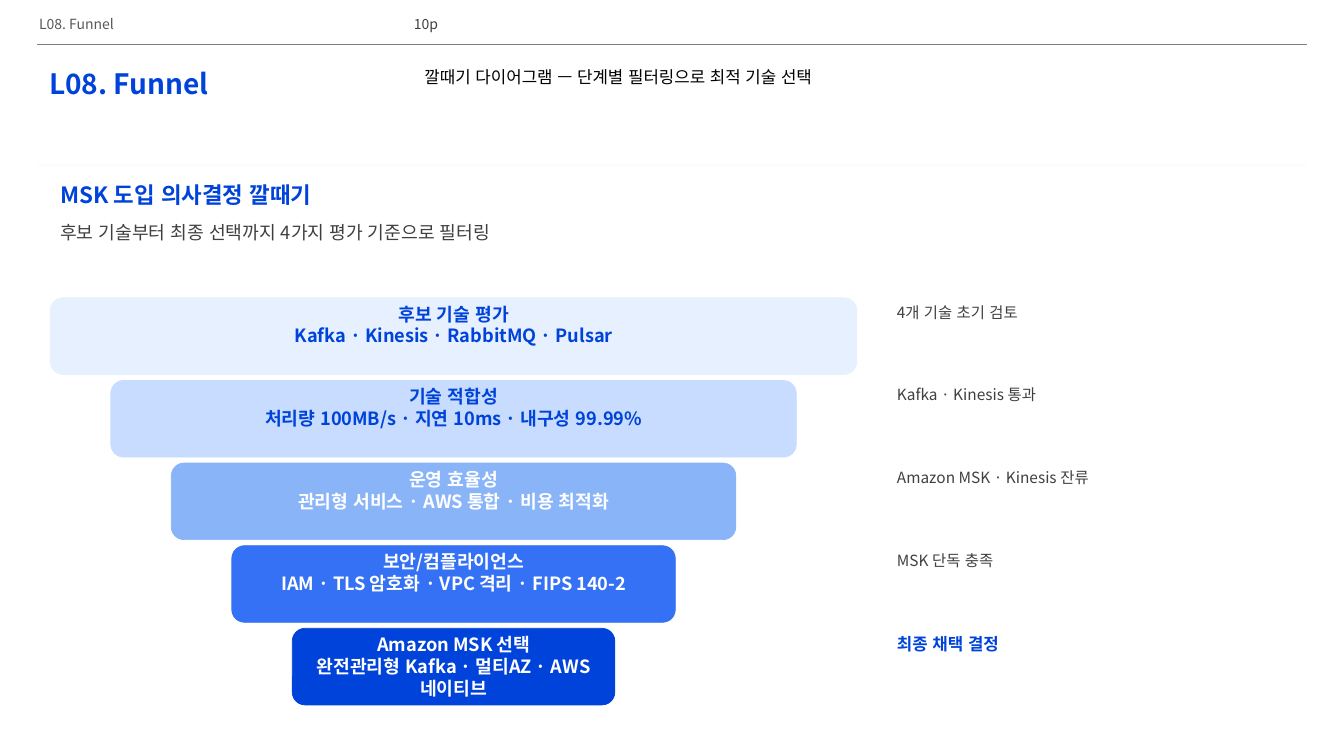
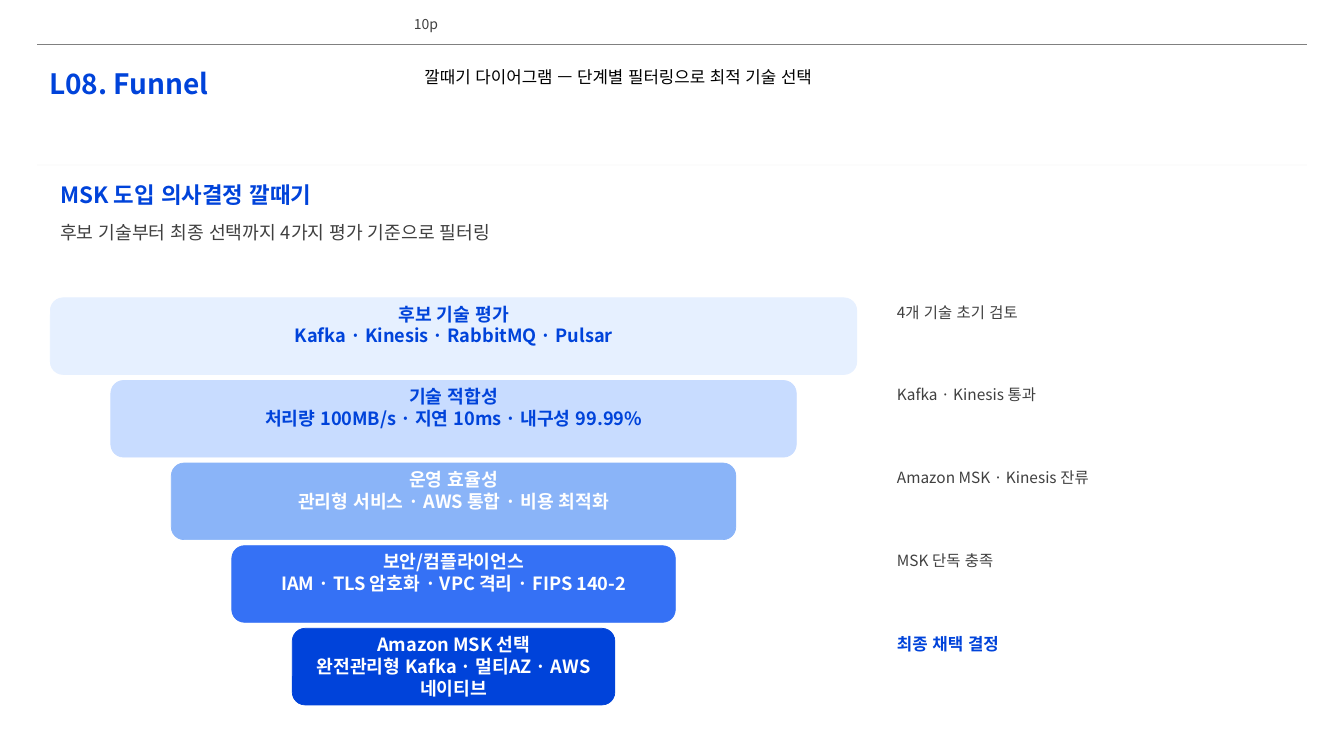
Before and after one commit to lhs6395-hslee/project-steer, a slide deck: slide 10 of results/pptx/AWS_MSK_Expert_Intro.pptx. Drawn at 1344x756 pixels with LibreOffice and Linux fonts; fonts in the diff are those of the drawing; background and template pictures are left out. Boxes give left, top, right and bottom in pixels: in the first picture for what was removed or moved away, otherwise in the second. Text is boxed around its words. In the diff, an @@ line names an element or a change of style, - is before the commit and + after.

```diff
--- a/results/pptx/AWS_MSK_Expert_Intro.pptx
+++ b/results/pptx/AWS_MSK_Expert_Intro.pptx
@@ text removed at (39, 18, 114, 29) @@
-L08. Funnel
```
Also in this commit, not shown: 1 other slide changed, 1 other file.
